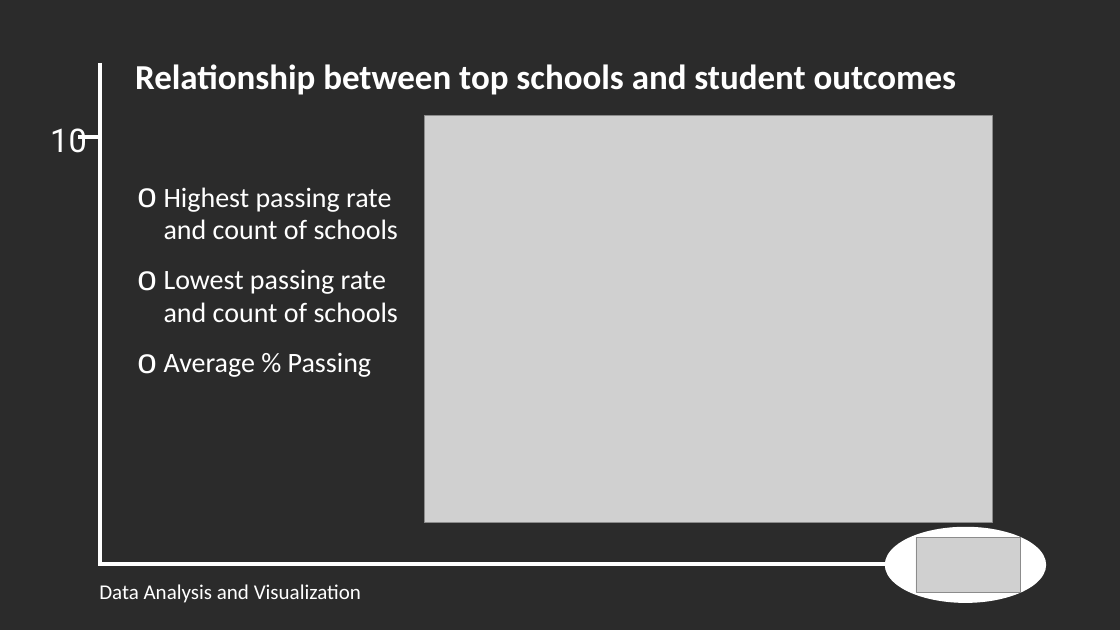
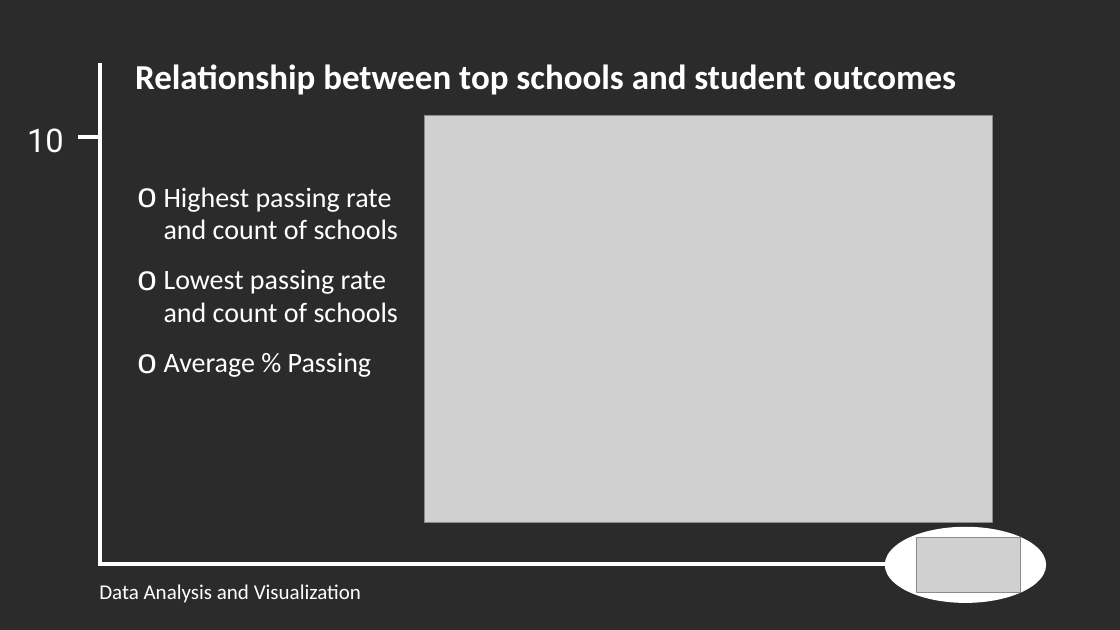
Before and after one commit to schoolperformanceproject/BetterSchools, a slide deck: slide 10 of EdPresentation.pptx. Drawn at 1120x630 pixels with LibreOffice and Linux fonts; fonts in the diff are those of the drawing; grey boxes stand for pictures; background and template pictures are left out; a plain dark background stands for a picture behind light text. Boxes give left, top, right and bottom in pixels: in the first picture for what was removed or moved away, otherwise in the second. Text is boxed around its words. In the diff, an @@ line names an element or a change of style, - is before the commit and + after.

```diff
--- a/EdPresentation.pptx
+++ b/EdPresentation.pptx
@@ page number: place and size @@
-page number at [50,128,87,153]
+page number at [27,128,64,153]
```
Also in this commit, not shown: 6 other slides changed, 1 other file.
